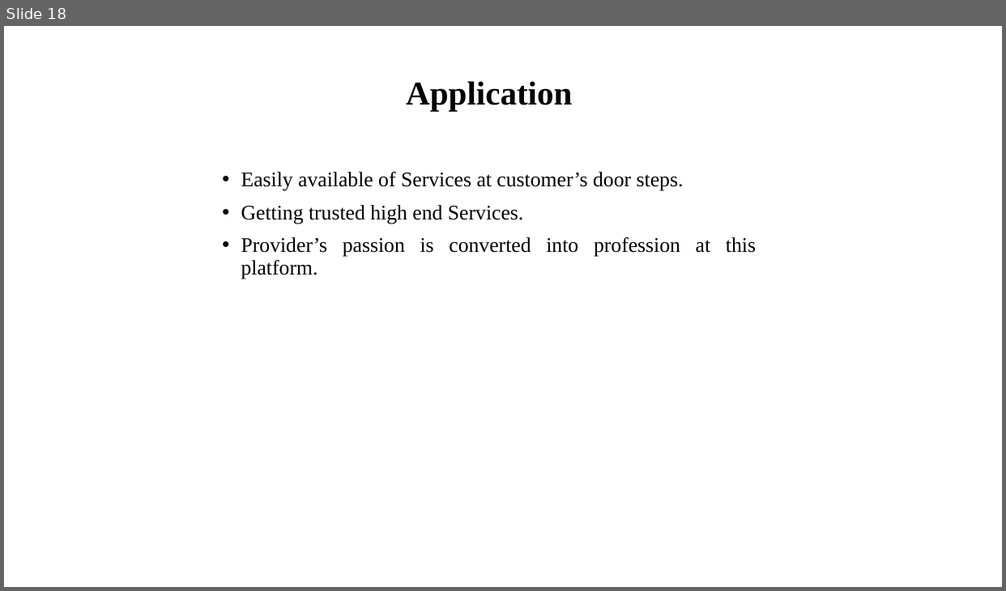
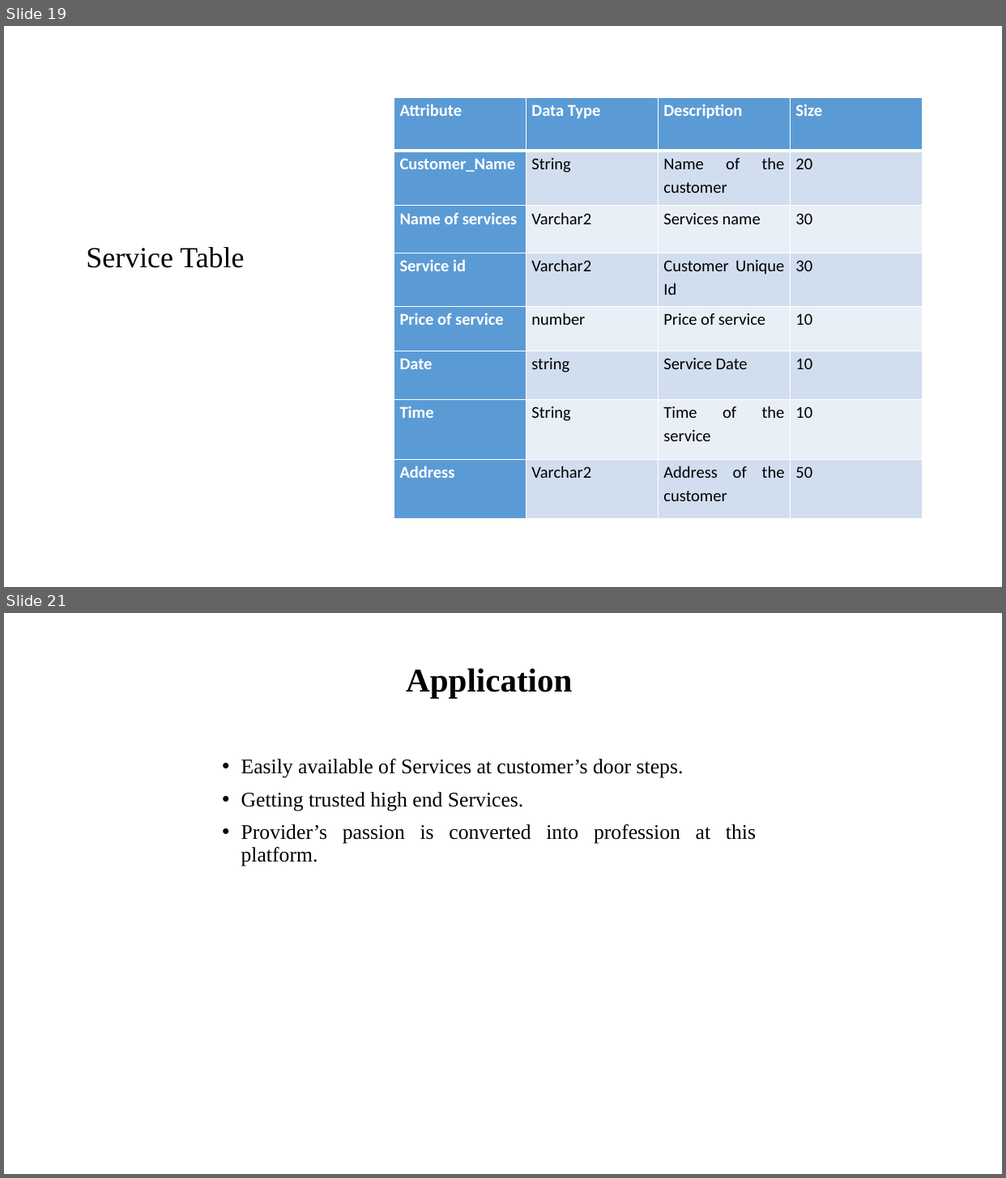
Before and after one commit to JSK-Developers/HEY-Provider-, a slide deck: HEY_Provider.pptx. Shown one above the other, each under a label of ours: slide 18 before the commit, slides 19 and 21 after it; the slides between them are not shown. The pictures are 1006x591 and 1006x1178 pixels, drawn with LibreOffice and Linux fonts; fonts in the diff are those of the drawing. Boxes give left, top, right and bottom in pixels: in the first picture for what was removed or moved away, otherwise in the second. Text is boxed around its words. In the diff, an @@ line names an element or a change of style, - is before the commit and + after.

```diff
--- a/HEY_Provider.pptx
+++ b/HEY_Provider.pptx
@@ slide 19 added at [4,26,1002,587], background #FFFFFF @@
@@ table added at [394,98,921,519], 8 rows, 4 columns @@
+Attribute | Data Type | Description | Size
+Customer_Name | String | Name of the customer | 20
+Name of services | Varchar2 | Services name | 30
+Service id | Varchar2 | Customer Unique Id | 30
+Price of service | number | Price of service | 10
+Date | string | Service Date | 10
+Time | String | Time of the service | 10
+Address | Varchar2 | Address of the customer | 50
@@ text added at [86,247,244,268], 28 pt, text #000000 @@
+Service Table
@@ what was slide 18 is now slide 21 @@
```
Also in this commit, not shown: 6 slides changed, 3 other slides added, 1 slide removed, 5 other files.
